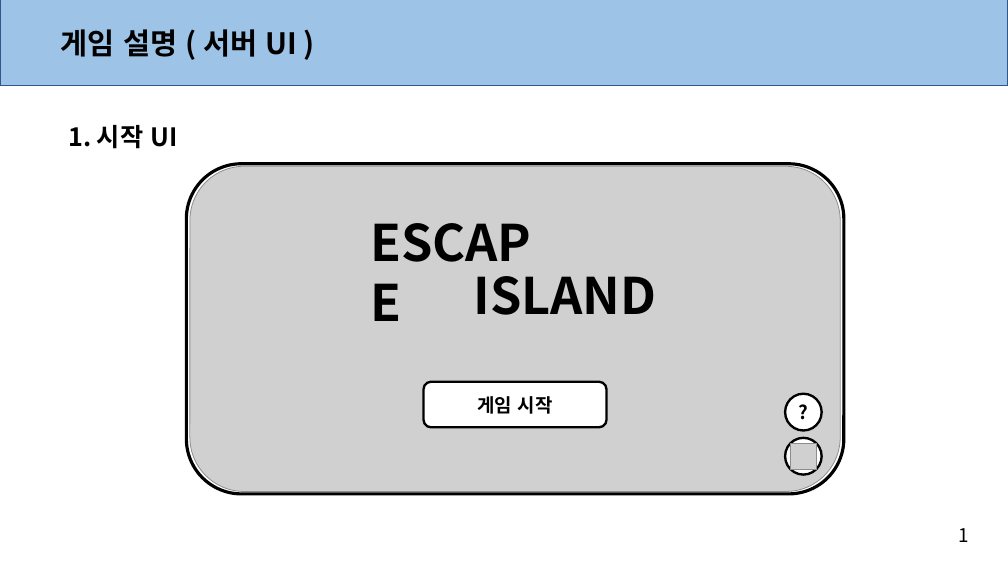
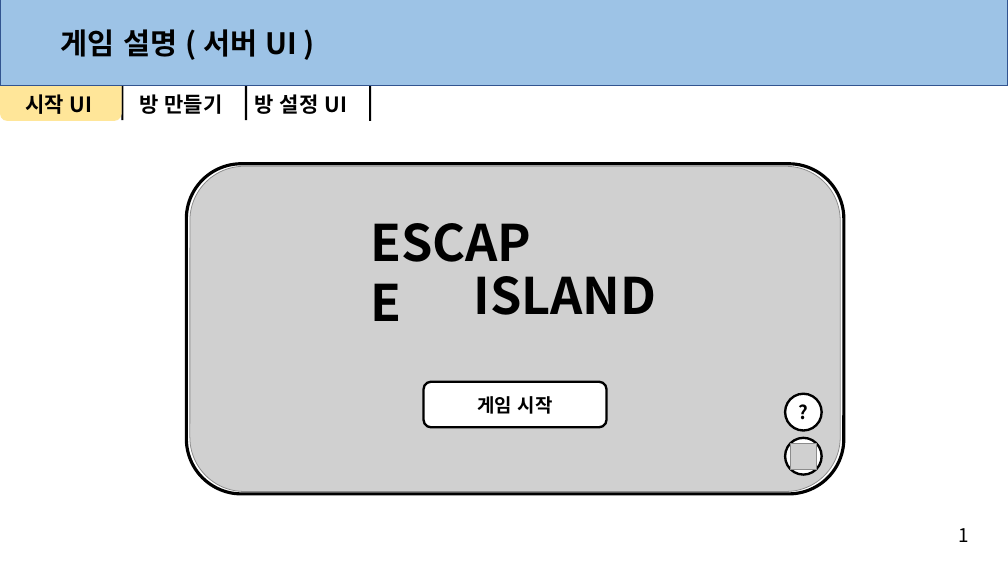
Before and after one commit to anglik0370/EscapeIsland, a slide deck: slide 2 of Document/UI/서버 UI.pptx. Drawn at 1008x567 pixels with LibreOffice and Linux fonts; fonts in the diff are those of the drawing; grey boxes stand for pictures. Boxes give left, top, right and bottom in pixels: in the first picture for what was removed or moved away, otherwise in the second. Text is boxed around its words. In the diff, an @@ line names an element or a change of style, - is before the commit and + after.

```diff
--- a/Document/UI/서버 UI.pptx
+++ b/Document/UI/서버 UI.pptx
@@ rounded rectangle added at (0,78,122,121), fill #FFE699 @@
@@ rectangle added at (121,84,123,120), fill #000000 @@
@@ rectangle added at (245,84,247,120), fill #000000 @@
@@ rectangle added at (369,85,371,121), fill #000000 @@
@@ text at (25,94,93,114): text changed; size 24 to 20 pt @@
-1. 시작 UI
+시작 UI
@@ text added at (139,94,222,114), 20 pt, text #000000, bold @@
+방 만들기
@@ text added at (255,94,348,114), 20 pt, text #000000, bold @@
+방 설정 UI
```
Also in this commit, not shown: 3 other slides changed.
